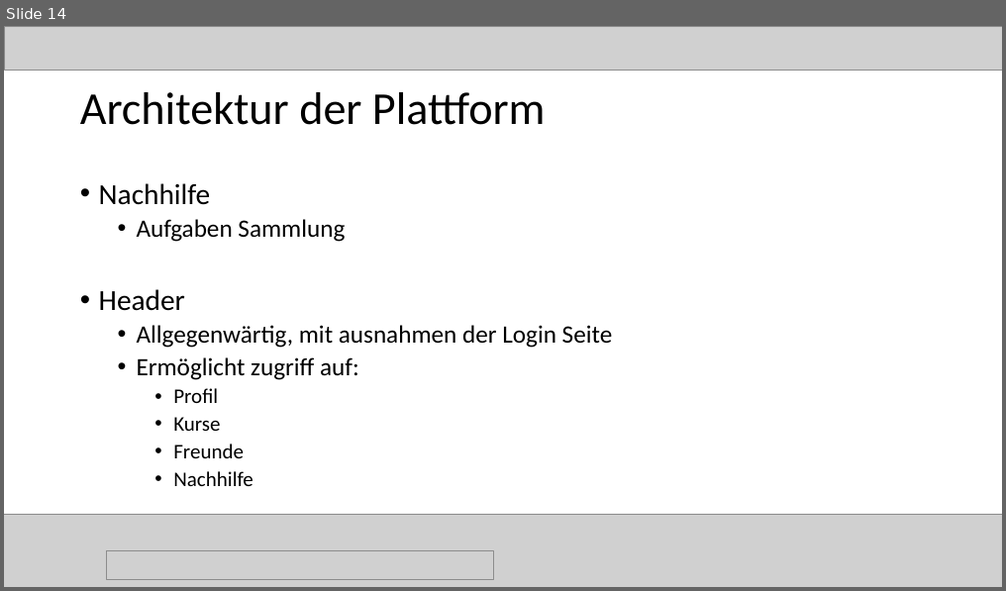
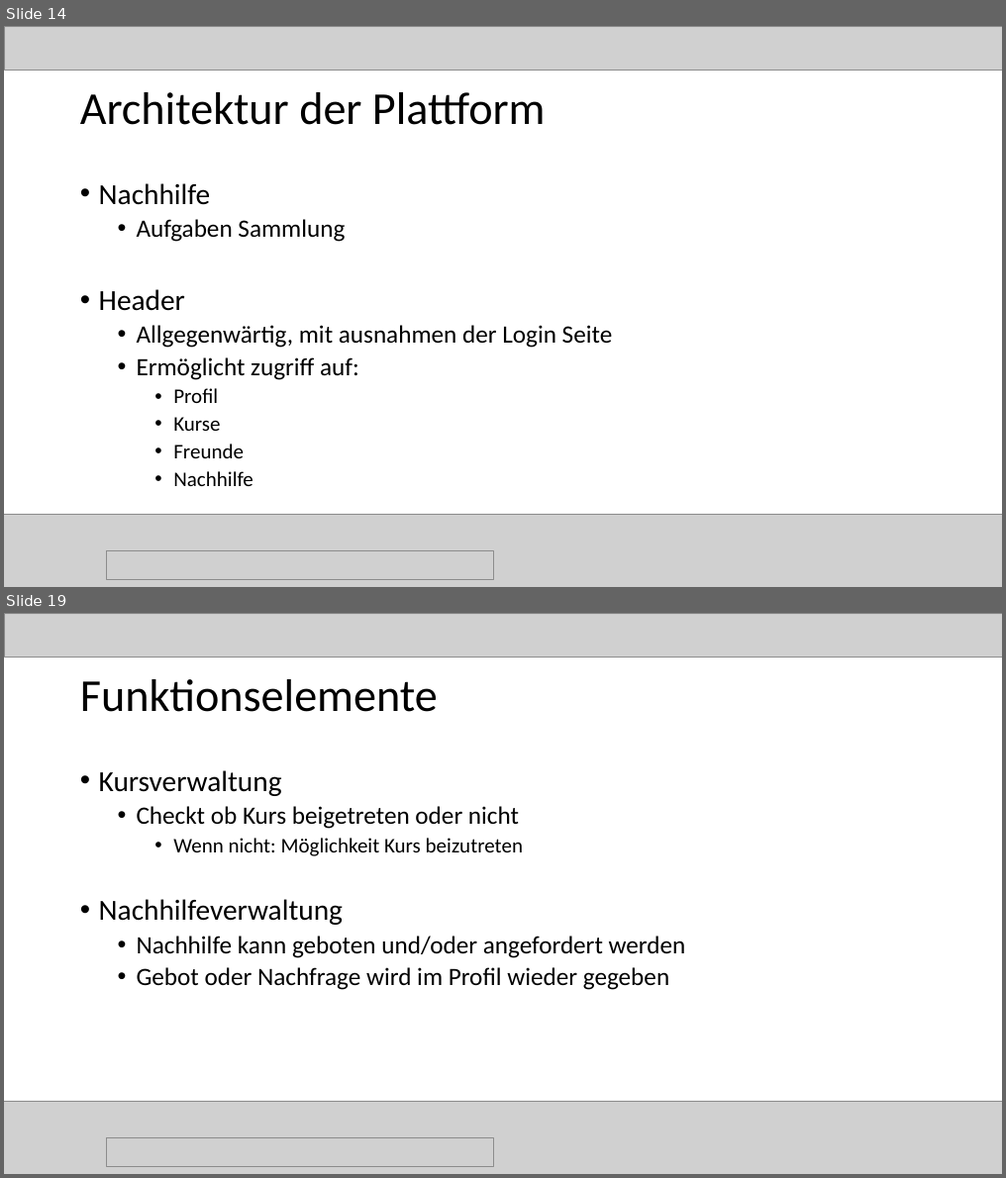
Before and after one commit to magharmi/StudentenFuerStudenten, a slide deck: websitePPneu.pptx. Shown one above the other, each under a label of ours: slide 14 before the commit, slides 14 and 19 after it; the slides between them are not shown. The pictures are 1006x591 and 1006x1178 pixels, drawn with LibreOffice and Linux fonts; fonts in the diff are those of the drawing; grey boxes stand for pictures. Boxes give left, top, right and bottom in pixels: in the first picture for what was removed or moved away, otherwise in the second. Text is boxed around its words. In the diff, an @@ line names an element or a change of style, - is before the commit and + after.

```diff
--- a/websitePPneu.pptx
+++ b/websitePPneu.pptx
@@ slide 19 added at (4,613,1002,1174), background #FFFFFF @@
@@ picture added at (4,613,1002,657) @@
@@ title added at (80,679,438,712), 44 pt, text #000000 @@
+Funktionselemente
@@ text added at (99,770,686,990), 24 pt, text #000000 @@
+• Kursverwaltung
+  • Checkt ob Kurs beigetreten oder nicht
+    • Wenn nicht: Möglichkeit Kurs beizutreten
+• Nachhilfeverwaltung
+  • Nachhilfe kann geboten und/oder angefordert werden
+  • Gebot oder Nachfrage wird im Profil wieder gegeben
@@ picture added at (4,1101,1002,1174) @@
@@ picture added at (106,1138,494,1167) @@
```
Also in this commit, not shown: 5 other slides added, 2 slides removed, 1 other file.
